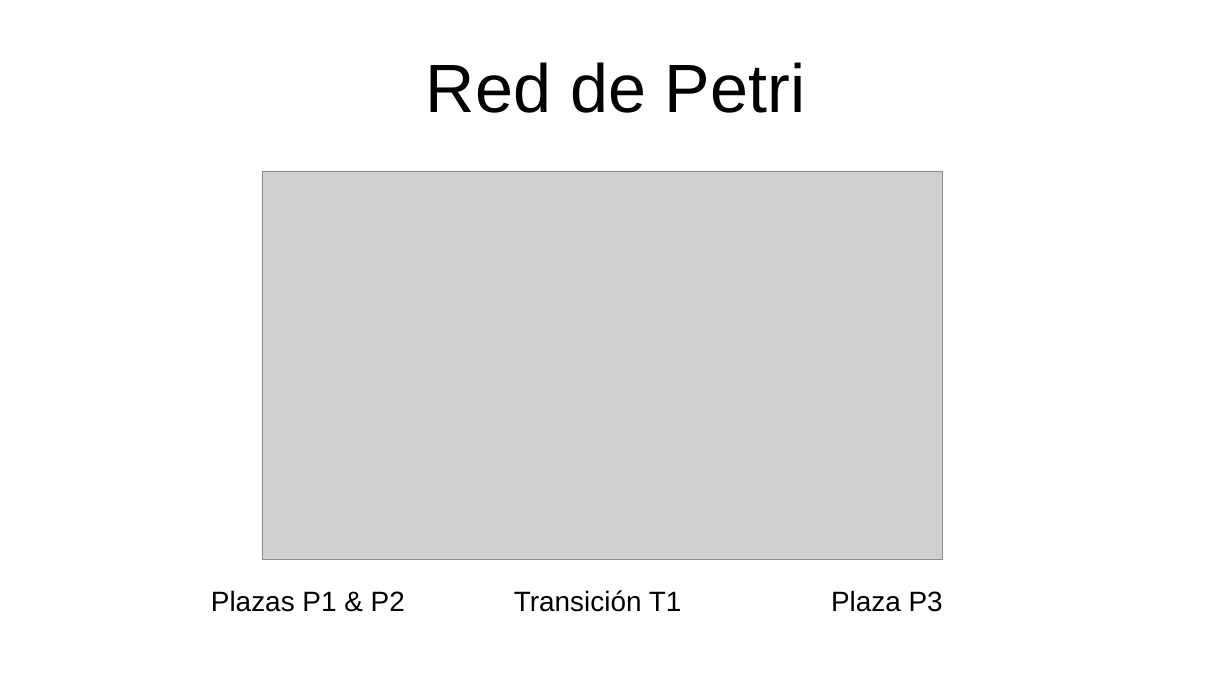
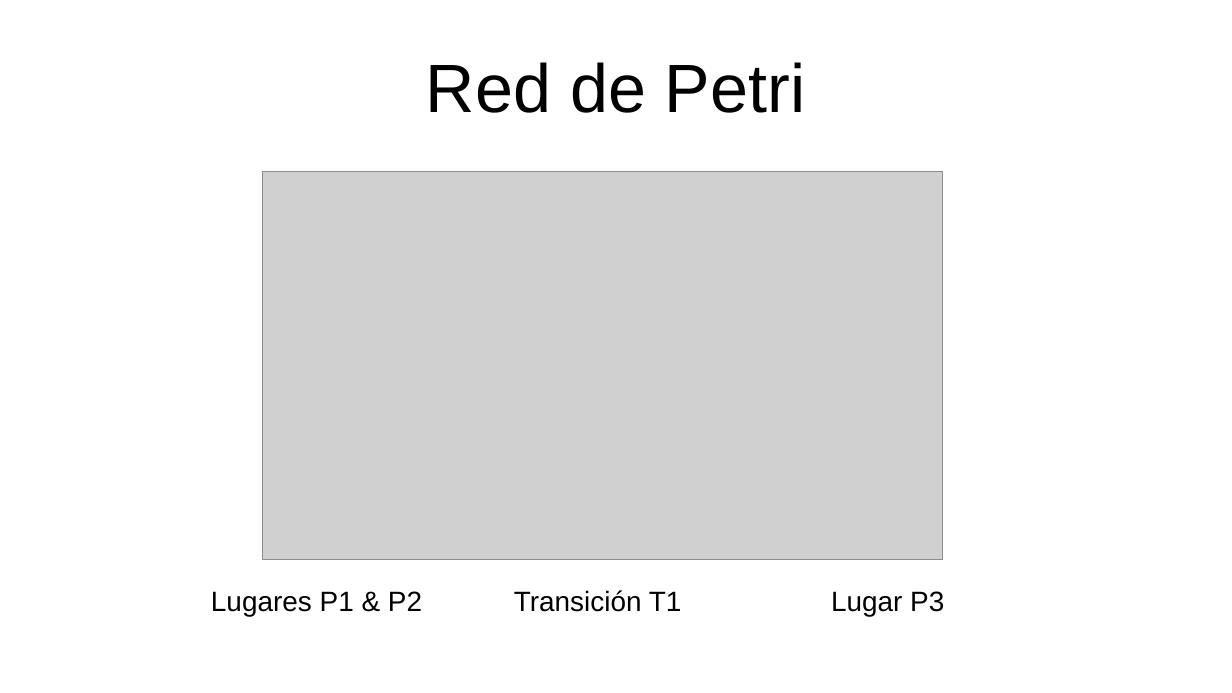
Before and after one commit to Rubenmp/multitenant-web-store, a slide deck: slide 14 of dissertation/slides/slides.odp. Drawn at 1232x693 pixels with LibreOffice and Linux fonts; fonts in the diff are those of the drawing; grey boxes stand for pictures. Boxes give left, top, right and bottom in pixels: in the first picture for what was removed or moved away, otherwise in the second. Text is boxed around its words. In the diff, an @@ line names an element or a change of style, - is before the commit and + after.

```diff
--- a/dissertation/slides/slides.odp
+++ b/dissertation/slides/slides.odp
@@ text at (211,591,422,616): text changed @@
-Plazas P1 & P2
+Lugares P1 & P2
@@ text at (831,591,944,616): text changed @@
-Plaza P3
+Lugar P3
```
Also in this commit, not shown: 1 other slide changed, 4 other files.
